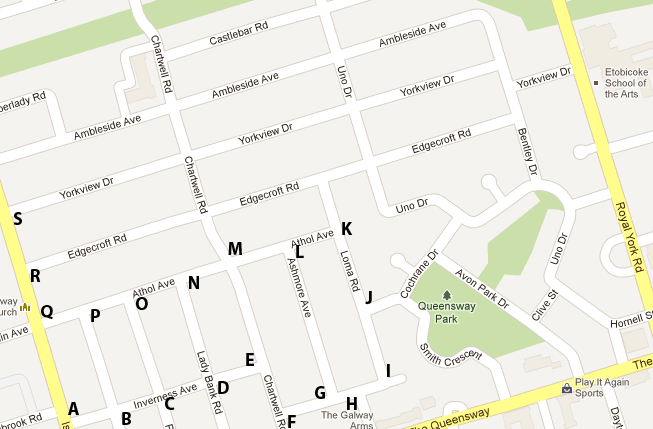
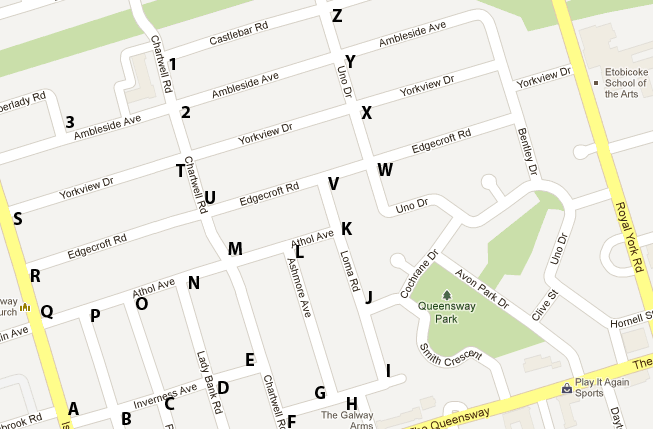
Comparing the layer stacks of the two 653px x 429px images. Changes:
added layer "3" in group "Intersections" over [65, 116, 74, 128]
added layer "2" in group "Intersections" over [181, 106, 190, 118]
added layer "1" in group "Intersections" over [169, 58, 175, 70]
added layer "Z" in group "Intersections" over [332, 9, 342, 22]
added layer "Y" in group "Intersections" over [345, 55, 356, 68]
added layer "X" in group "Intersections" over [361, 106, 372, 119]
added layer "W" in group "Intersections" over [377, 163, 393, 176]
added layer "V" in group "Intersections" over [328, 177, 340, 190]
added layer "U" in group "Intersections" over [205, 191, 215, 204]
added layer "T" in group "Intersections" over [176, 164, 186, 177]
